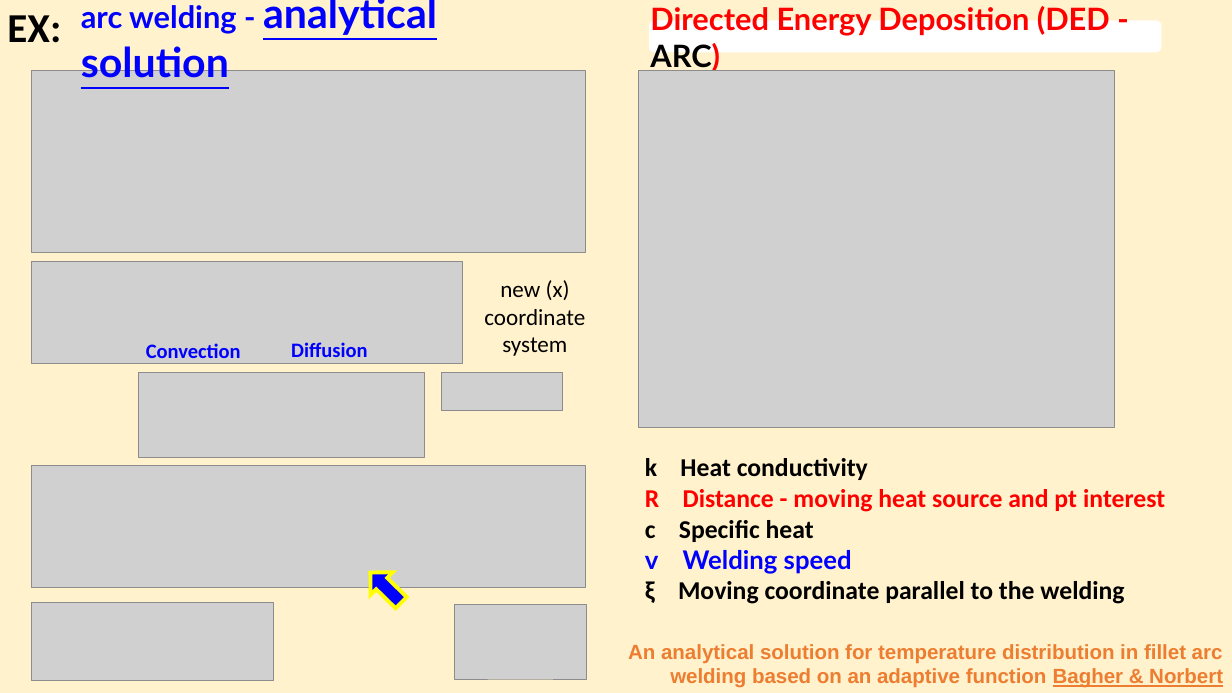
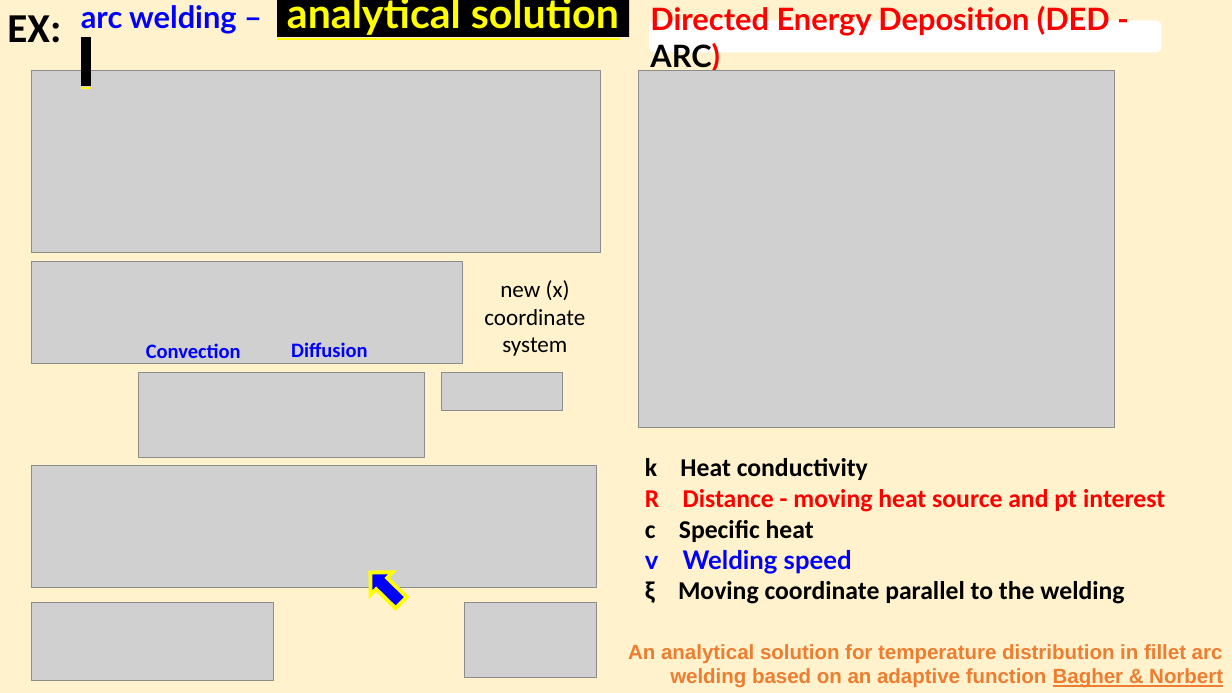
Before and after one commit to grossiRM/AM_FEG, a slide deck: slide 22 of Plano_V02_iii_AM_FEG/d_Topicos Especiais - Introducao a Manufatura Aditiva para Metais.pptx (slide 18 before the commit). Drawn at 1232x693 pixels with LibreOffice and Linux fonts; fonts in the diff are those of the drawing; grey boxes stand for pictures. Boxes give left, top, right and bottom in pixels: in the first picture for what was removed or moved away, otherwise in the second. Text is boxed around its words. In the diff, an @@ line names an element or a change of style, - is before the commit and + after.

```diff
--- a/Plano_V02_iii_AM_FEG/d_Topicos Especiais - Introducao a Manufatura Aditiva para Metais.pptx
+++ b/Plano_V02_iii_AM_FEG/d_Topicos Especiais - Introducao a Manufatura Aditiva para Metais.pptx
@@ text at box(81, 0, 629, 35): text changed; text colour #0000FF to #FFFF00 @@
-arc welding - analytical solution
+arc welding – analytical solution.
@@ picture: place and size @@
-picture at box(31, 70, 586, 252)
+picture at box(31, 70, 602, 252)
@@ picture: place and size @@
-picture at box(31, 466, 586, 588)
+picture at box(31, 466, 596, 588)
@@ picture: place and size @@
-picture at box(454, 605, 586, 679)
+picture at box(464, 604, 596, 677)
```
Also in this commit, not shown: 10 other slides changed, 7 slides added, 1 slide removed, 10 other files.
